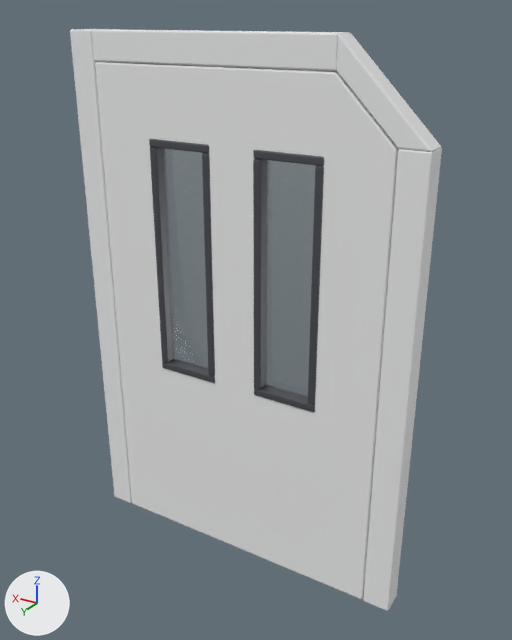
The glTF model Assets/_Project/Art/Models/Environment/Structure/LibraryDoor-V.glb as it was, and as the next commit left it.
Camera for both pictures: a camera (50 mm lens) standing at (-1.51, 2.34, 2.41) and looking at (-0.05, -0.09, 1.2). Lighting does not change. The marker at lower left points along +X, +Y and +Z. The picture after the commit comes second. Vertices at exactly the same position are counted once.

The first picture shows 'Leaf', 'LibraryDoor-V'.
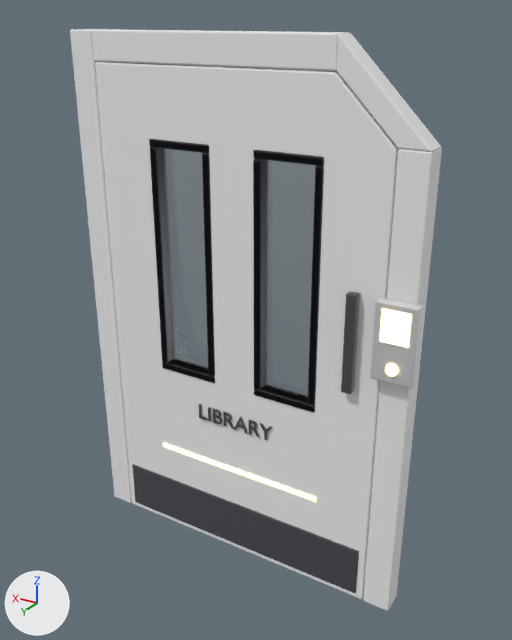
The change, as a diff of the scene's bpy script:
```diff
--- a/Assets/_Project/Art/Models/Environment/Structure/LibraryDoor-V.glb.py
+++ b/Assets/_Project/Art/Models/Environment/Structure/LibraryDoor-V.glb.py
@@ me_cube @@
-me_cube.from_pydata(...)  # 350 vertices, 676 faces; spans x -1.52..0.09, y -0.11..0.05, z -1.18..1.18
+me_cube.from_pydata(...)  # 478 vertices, 920 faces; spans x -1.55..0.09, y -0.11..0.11, z -1.18..1.18
+# me_cube part 1: the loose piece of 56 vertices spanning x -0.09..0.09, y -0.1..-0.05, z -0.04..0.28 is copied, and the copy is turned 180 degrees about the z axis through its middle, then moved by (-1.46, 0.16, 0.0); it spans x -1.55..-1.38, y 0.05..0.1, z -0.04..0.28
+# me_cube part 2: a new loose piece, a box spanning x -1.515..-1.405, y 0.098..0.104, z 0.125..0.255, in mat_panelscreen (beige #fdda90, glowing beige #ffdc92)
+# me_cube part 3: a new loose piece, a 32-sided cylinder along y spanning x -1.484..-1.436, y 0.098..0.108, z -0.004..0.044, in mat_panelscreen (beige #fdda90, glowing beige #ffdc92)
 me_cube.materials.append(mat_doorwhite)
@@ me_leaf @@
-me_leaf.from_pydata(...)  # 1303 vertices, 2558 faces; spans x -0.67..0.67, y -0.08..0.02, z 0.0..2.24
+me_leaf.from_pydata(...)  # 2383 vertices, 4858 faces; spans x -0.67..0.67, y -0.08..0.04, z 0.0..2.24
+# me_leaf part 4: the loose piece of 44 vertices spanning x -0.64..0.64, y -0.05..-0.04, z 0.03..0.27 is copied, and the copy is turned 180 degrees about the z axis through its middle, then moved by (0.0, 0.05, 0.0); it spans x -0.64..0.64, y 0.0..0.02, z 0.03..0.27
+# me_leaf part 5: the loose piece of 56 vertices spanning x -0.14..-0.1, y -0.05..0.02, z 0.93..1.91 is copied, and the copy is scaled about its middle by (-1.39, -0.471, 0.421), then moved by (-0.43, 0.04, -0.17); it spans x -0.57..-0.52, y 0.01..0.04, z 1.04..1.46
+# me_leaf part 6: the loose piece of 18 vertices spanning x 0.14..0.2, y -0.05, z 0.69..0.76 is copied, and the copy is turned 180 degrees about the z axis through its middle, then moved by (-0.33, 0.07, 0.0); it spans x -0.2..-0.14, y 0.01..0.02, z 0.69..0.76
+# me_leaf part 7: the loose piece of 188 vertices spanning x -0.05..0.0, y -0.05, z 0.69..0.76 is copied, and the copy is turned 180 degrees about the z axis through its middle, then moved by (-0.08, 0.07, 0.0); it spans x -0.14..-0.08, y 0.01..0.02, z 0.69..0.76
+# me_leaf part 8: the loose piece of 22 vertices spanning x 0.0..0.07, y -0.05, z 0.69..0.76 is copied, and the copy is turned 180 degrees about the z axis through its middle, then moved by (-0.07, 0.07, 0.0); it spans x -0.07..0.0, y 0.01..0.02, z 0.69..0.76
+# me_leaf part 9: the loose piece of 188 vertices spanning x -0.05..0.0, y -0.05, z 0.69..0.76 is copied, and the copy is turned -180 degrees about the z axis through its middle, then moved by (0.05, 0.07, 0.0); it spans x 0.0..0.05, y 0.01..0.02, z 0.69..0.76
+# me_leaf part 10: the loose piece of 212 vertices spanning x -0.11..-0.06, y -0.05, z 0.69..0.76 is copied, and the copy is turned -180 degrees about the z axis through its middle, then moved by (0.18, 0.07, 0.0); it spans x 0.06..0.11, y 0.01..0.02, z 0.69..0.76
+# me_leaf part 11: a new loose piece, a box spanning x 0.1288..0.1391, y 0.012..0.02, z 0.6885..0.7601, in mat_doordark (dark grey #595b61)
+# me_leaf part 12: the loose piece of 12 vertices spanning x -0.19..-0.15, y -0.05, z 0.69..0.76 is copied, and the copy is turned 180 degrees about the z axis through its middle, then moved by (0.34, 0.07, 0.0); it spans x 0.15..0.19, y 0.01..0.02, z 0.69..0.76
+# me_leaf part 13: a new loose piece, a box spanning x -0.42..0.42, y 0.006..0.014, z 0.45..0.47, in mat_panelscreen (beige #fdda90, glowing beige #ffdc92)
+# me_leaf part 14: 324 vertices added at x -0.4..0.4, y -0.05..0.02, z 0.89..1.95
 me_leaf.materials.append(mat_doorwhite)
```

Location of each change, [x1, y1, x2, y2] in pixels of the pictures (512 x 640 px):
part 1 of me_cube, added
    after: [370, 298, 424, 389]
part 2 of me_cube, added (beige)
    after: [380, 309, 411, 348]
part 3 of me_cube, added
    after: [385, 364, 398, 376]
part 4 of me_leaf, added
    after: [132, 464, 359, 593]
part 5 of me_leaf, added
    after: [341, 291, 360, 394]
part 6 of me_leaf, added
    after: [260, 423, 272, 440]
part 7 of me_leaf, added
    after: [249, 420, 260, 437]
part 8 of me_leaf, added
    after: [234, 417, 248, 434]
part 9 of me_leaf, added
    after: [223, 412, 234, 429]
part 10 of me_leaf, added
    after: [213, 408, 223, 424]
part 11 of me_leaf, added
    after: [208, 407, 211, 421]
part 12 of me_leaf, added
    after: [199, 404, 208, 420]
part 13 of me_leaf, added
    after: [163, 443, 316, 502]
part 14 of me_leaf, added
    after: [149, 139, 324, 412]
